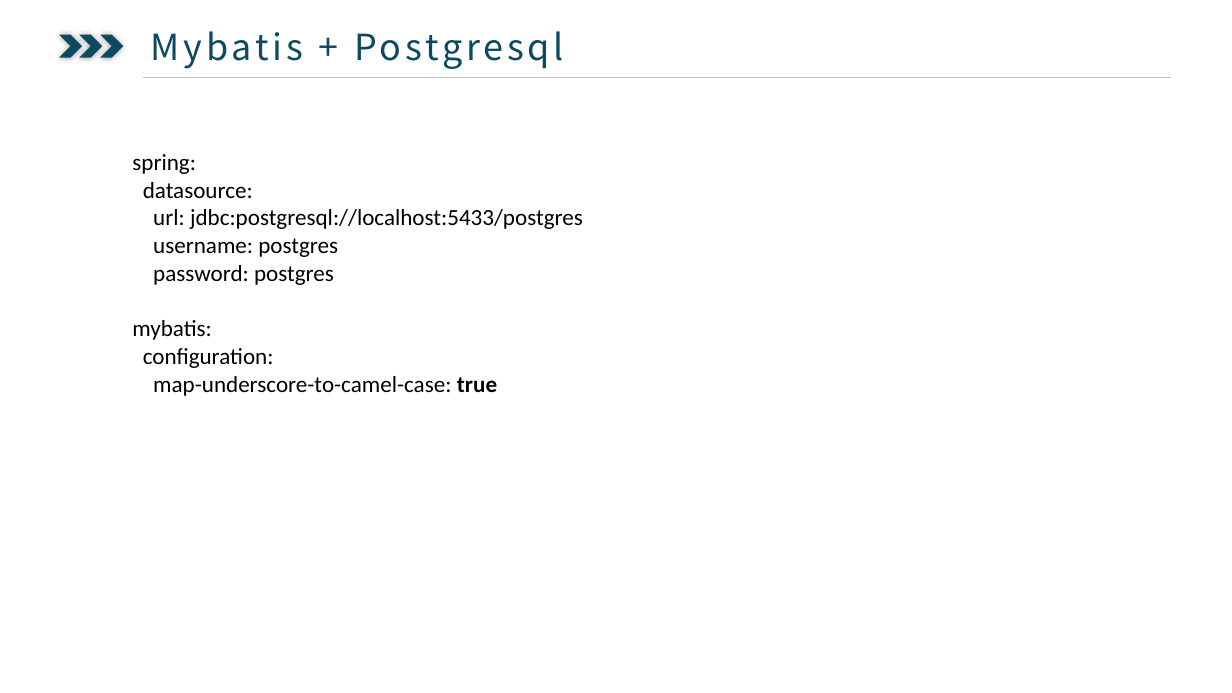
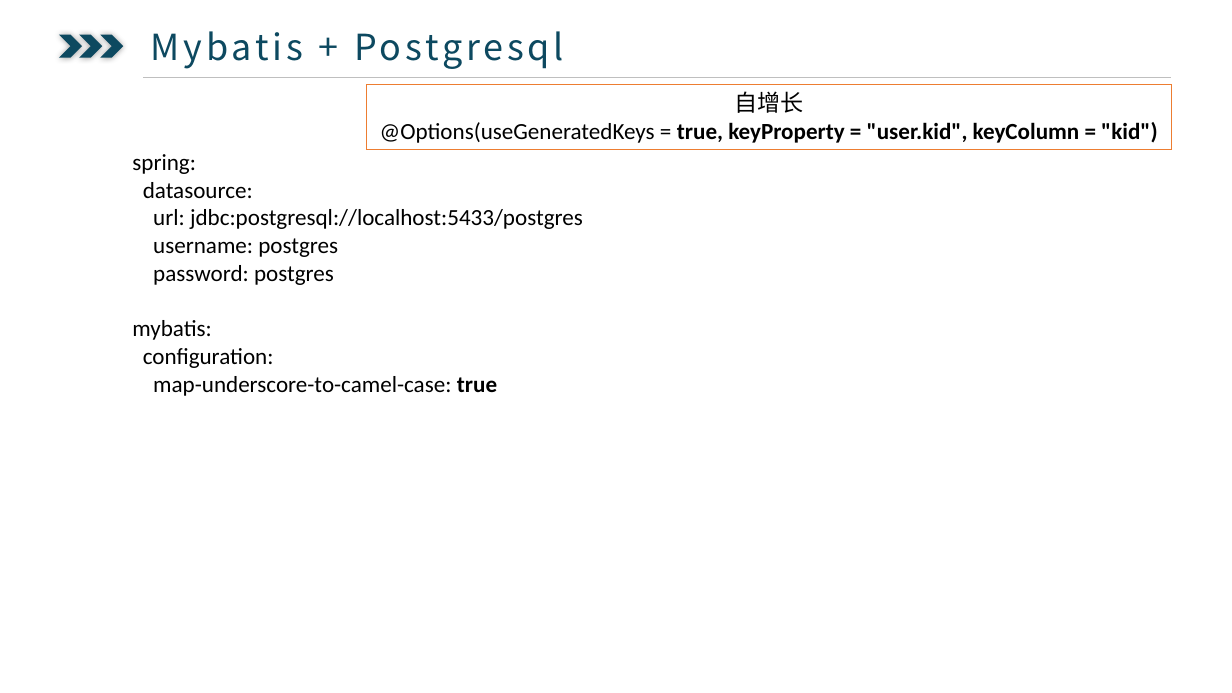
Before and after one commit to ysglyl/ppts, a slide deck: slide 10 of springboot.pptx. Drawn at 1232x693 pixels with LibreOffice and Linux fonts; fonts in the diff are those of the drawing. Boxes give left, top, right and bottom in pixels: in the first picture for what was removed or moved away, otherwise in the second. Text is boxed around its words. In the diff, an @@ line names an element or a change of style, - is before the commit and + after.

Commit message:
daily

```diff
--- a/springboot.pptx
+++ b/springboot.pptx
@@ rectangle added at bbox=[367, 84, 1172, 150], fill #FFFFFF, outline #ED7D31 1 pt, 18 pt, text #000000, bold @@
+自增长
+@Options(useGeneratedKeys = true, keyProperty = "user.kid", keyColumn = "kid")
```
